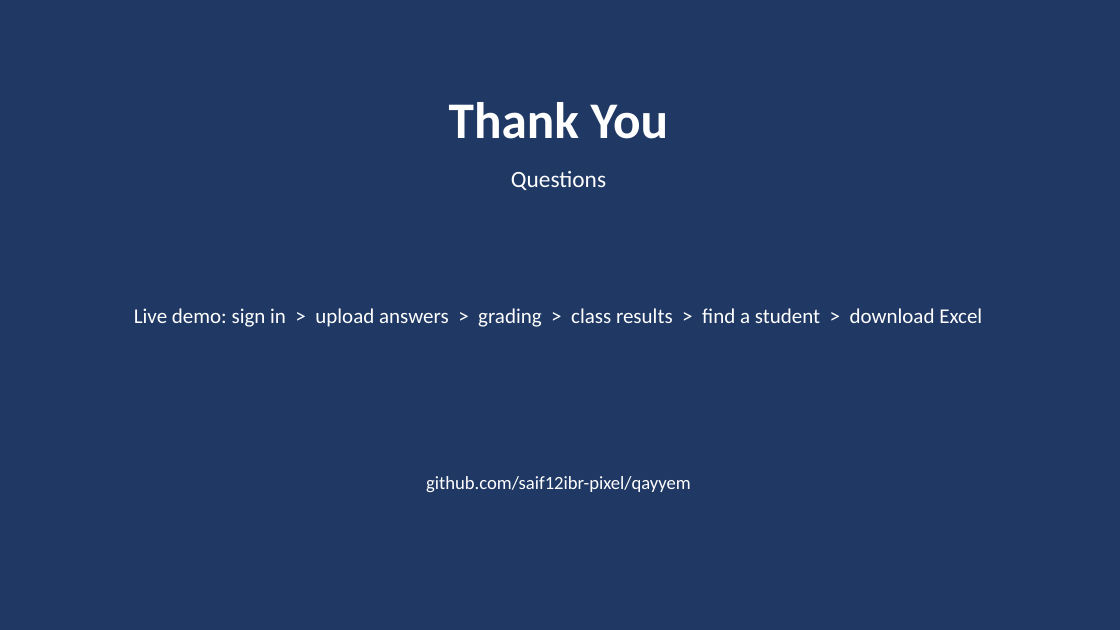
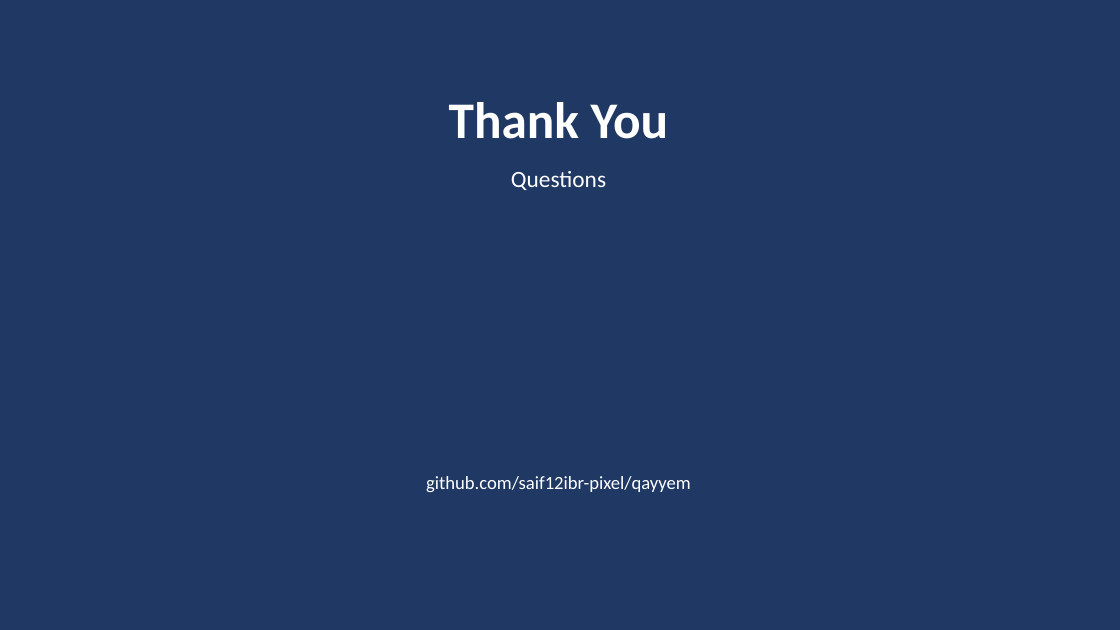
Before and after one commit to saif12ibr-pixel/qayyem, a slide deck: slide 25 of DOCUMENTS/Qayyem_Final_Defense.pptx (slide 18 before the commit). Drawn at 1120x630 pixels with LibreOffice and Linux fonts; fonts in the diff are those of the drawing. Boxes give left, top, right and bottom in pixels: in the first picture for what was removed or moved away, otherwise in the second. Text is boxed around its words. In the diff, an @@ line names an element or a change of style, - is before the commit and + after.

```diff
--- a/DOCUMENTS/Qayyem_Final_Defense.pptx
+++ b/DOCUMENTS/Qayyem_Final_Defense.pptx
@@ text removed at [134,308,982,327] @@
-Live demo: sign in > upload answers > grading > class results > find a student > download Excel
```
Also in this commit, not shown: 2 other slides changed, 7 slides added, 8 other files.
